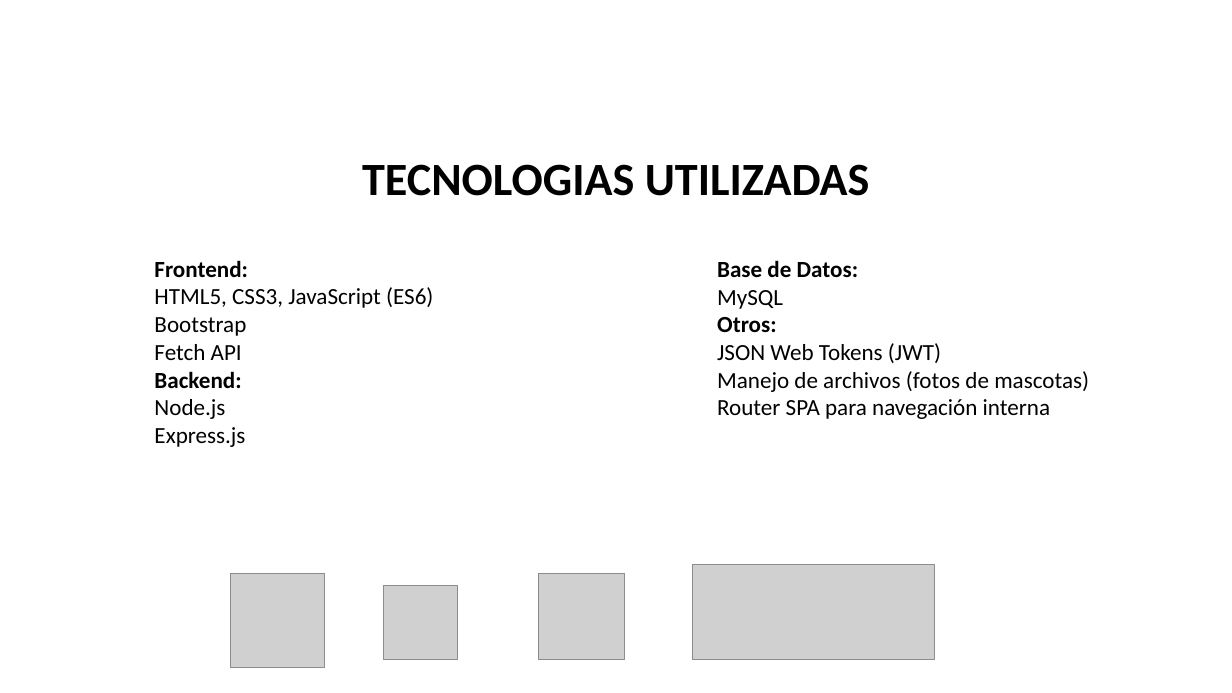
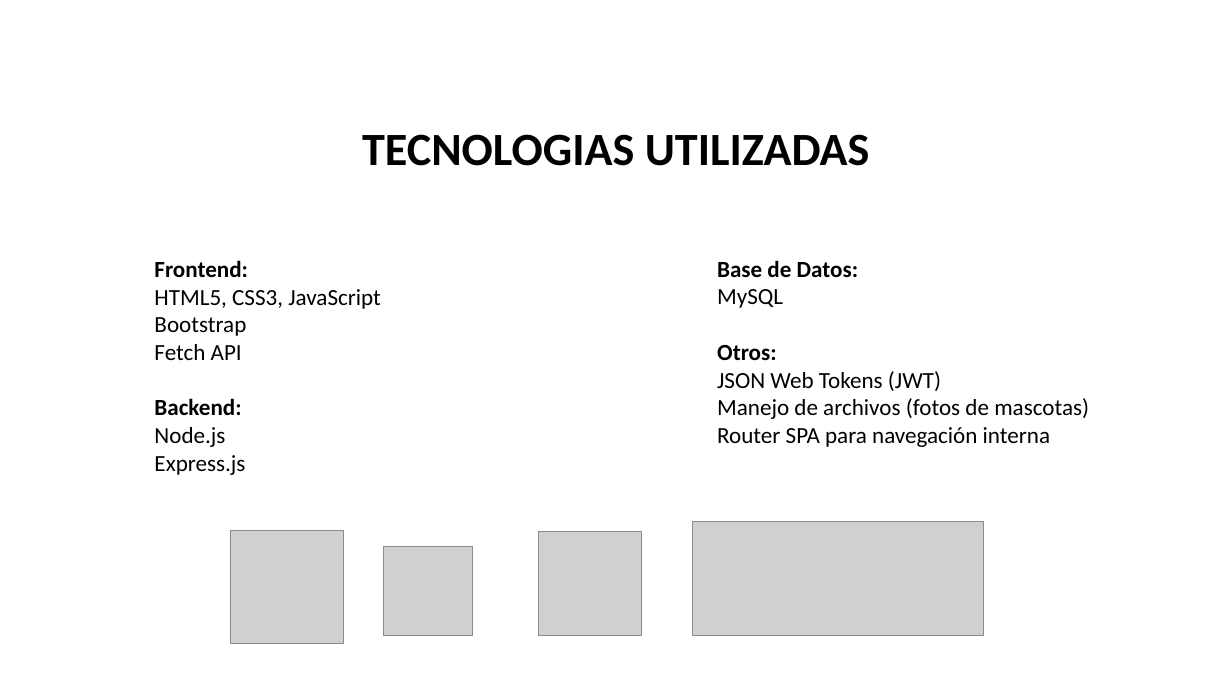
Before and after one commit to 4vil4/VeterinariaPucara, a slide deck: slide 15 of FASE 3/Evidencias Grupales/Presentación Capstone.pptx. Drawn at 1232x693 pixels with LibreOffice and Linux fonts; fonts in the diff are those of the drawing; grey boxes stand for pictures; background and template pictures are left out. Boxes give left, top, right and bottom in pixels: in the first picture for what was removed or moved away, otherwise in the second. Text is boxed around its words. In the diff, an @@ line names an element or a change of style, - is before the commit and + after.

```diff
--- a/FASE 3/Evidencias Grupales/Presentación Capstone.pptx
+++ b/FASE 3/Evidencias Grupales/Presentación Capstone.pptx
@@ text "TECNOLOGIAS UTILIZADAS": place and size @@
-text "TECNOLOGIAS UTILIZADAS" at (362, 164, 870, 196)
+text "TECNOLOGIAS UTILIZADAS" at (362, 134, 870, 166)
@@ text "Base de Datos:" rewrapped from (717, 260, 1089, 419) to (717, 260, 1089, 447) @@
@@ text at (154, 289, 381, 309): text changed @@
-HTML5, CSS3, JavaScript (ES6)
+HTML5, CSS3, JavaScript
@@ picture: place and size @@
-picture at (230, 573, 324, 667)
+picture at (230, 531, 344, 644)
@@ picture: place and size @@
-picture at (539, 573, 625, 659)
+picture at (539, 532, 642, 636)
@@ picture: place and size @@
-picture at (693, 565, 935, 659)
+picture at (693, 522, 984, 636)
@@ picture: place and size @@
-picture at (384, 586, 457, 660)
+picture at (384, 547, 472, 636)
```
Also in this commit, not shown: 8 other slides changed, 2 slides added, 1 slide removed.
